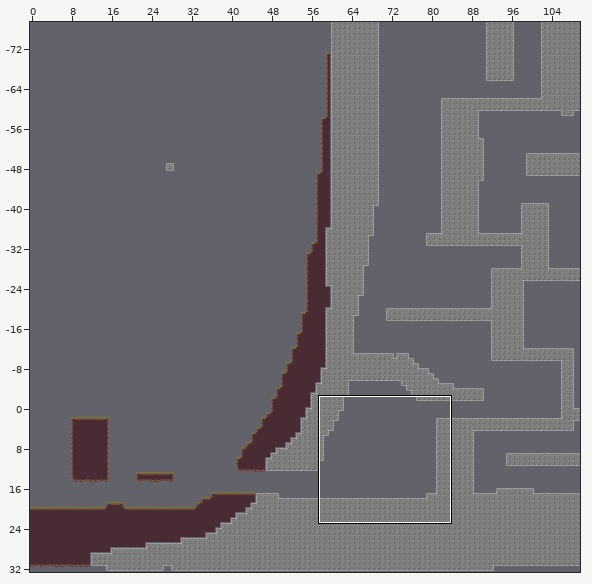
One commit to this Tiled map: Elements Demo 2/Assets/TiledProject/level_01.tmx. Above, an overview of the earlier version with the close-up marked.
Close-up. Earlier state:
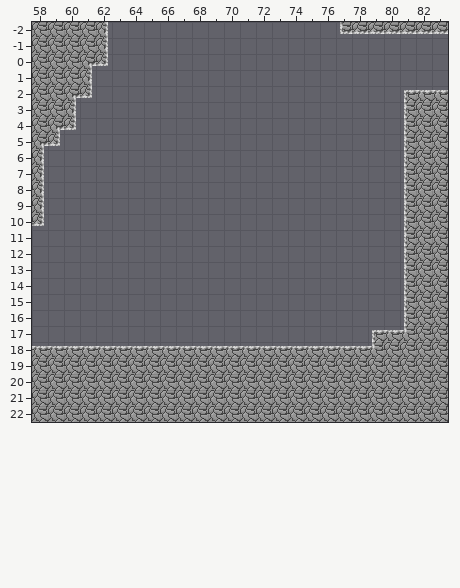
Cells are 16x16 px. Shown: x 58..83, y -2..22. The commit also changed other parts of the map, which this record leaves out.
And afterwards:
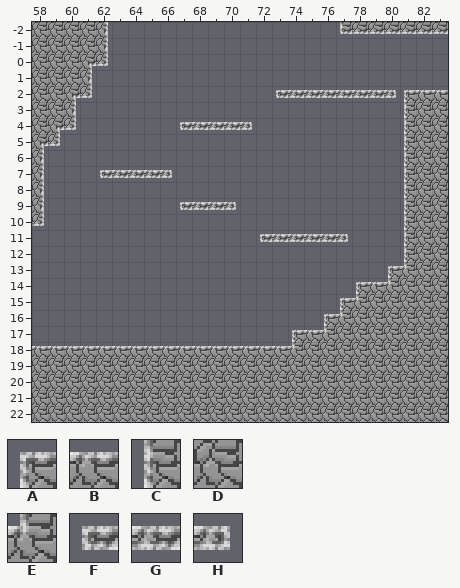
Key: from "Stone": A 0, B 1, C 11, D 12, E 28, F 33, G 34, H 35.
_ is an empty cell.
The exact change:
{"where": "layer \"Main\""}
{"y":2,"x":73,"old":"________","new":"FGGGGGGH"}
{"y":4,"x":67,"old":"_____","new":"FGGGH"}
{"y":7,"x":62,"old":"_____","new":"FGGGH"}
{"y":9,"x":67,"old":"____","new":"FGGH"}
{"y":11,"x":72,"old":"______","new":"FGGGGH"}
{"y":13,"x":80,"old":"_C","new":"AE"}
{"y":14,"x":78,"old":"___C","new":"ABED"}
{"y":15,"x":77,"old":"____C","new":"AEDDD"}
{"y":16,"x":76,"old":"_____C","new":"AEDDDD"}
{"y":17,"x":74,"old":"_____ABE","new":"ABEDDDDD"}
{"y":18,"x":74,"old":"BBBBBE","new":"EDDDDD"}
{"label":"added","picture_box":[276,90,396,98]}
{"label":"added","picture_box":[180,122,252,130]}
{"label":"added","picture_box":[100,170,172,178]}
{"label":"added","picture_box":[180,202,236,210]}
{"label":"added","picture_box":[260,234,348,242]}
{"label":"changed","picture_box":[292,266,407,349]}
